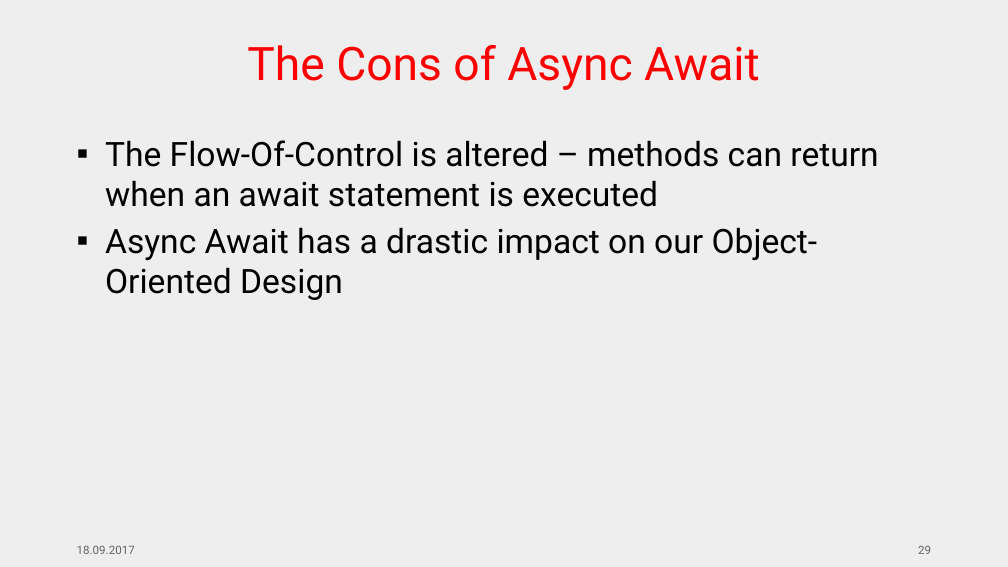
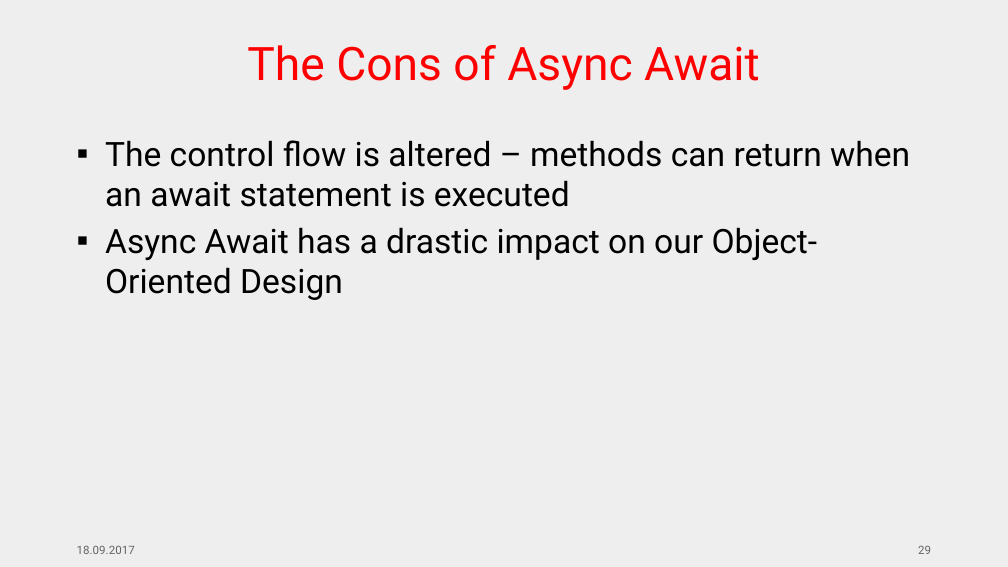
Before and after one commit to feO2x/AdcCore2017.MultithreadingAndAsync, a slide deck: slide 29 of ADC Core 2017 - Multithreading and Async Operations in ASP.NET Core.pptx. Drawn at 1008x567 pixels with LibreOffice and Linux fonts; fonts in the diff are those of the drawing; background and template pictures are left out. Boxes give left, top, right and bottom in pixels: in the first picture for what was removed or moved away, otherwise in the second. Text is boxed around its words. In the diff, an @@ line names an element or a change of style, - is before the commit and + after.

Commit message:
rename flow-of-control to control flow

```diff
--- a/ADC Core 2017 - Multithreading and Async Operations in ASP.NET Core.pptx
+++ b/ADC Core 2017 - Multithreading and Async Operations in ASP.NET Core.pptx
@@ text at <box>105,140,910,207</box>: text changed @@
-▪ The Flow-Of-Control is altered – methods can return when an await statement is executed
+▪ The control flow is altered – methods can return when an await statement is executed
```
